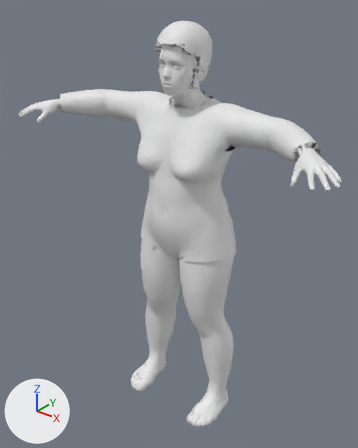
Two versions of the FBX model unity/Assets/Resources/Characters/f_curvy_jacket_bun.fbx, one commit apart.
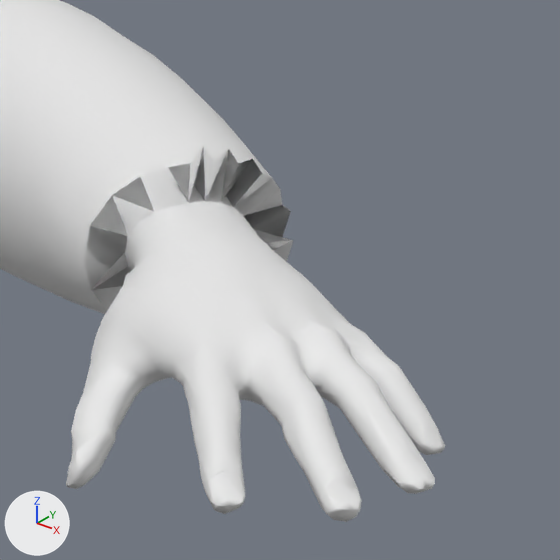
The first picture shows the older version from a 50 mm camera at (1.058, -1.404, 1.659) aimed at (-0.011, -0.069, 0.831). The close-ups show the older and then the newer version on the part from 79% to 100% of the width and 27% to 44% of the height of that picture. Only the edits that show in the close-ups are written down. The axes (+X, +Y, +Z) are drawn at lower left. The lights are the same throughout. Objects named as collision shapes, trigger or cutter boxes, shadow casters or lower levels of detail are left out. Vertices at exactly the same position are counted once.

Objects in the first close-up: 'Body_LOD0'.
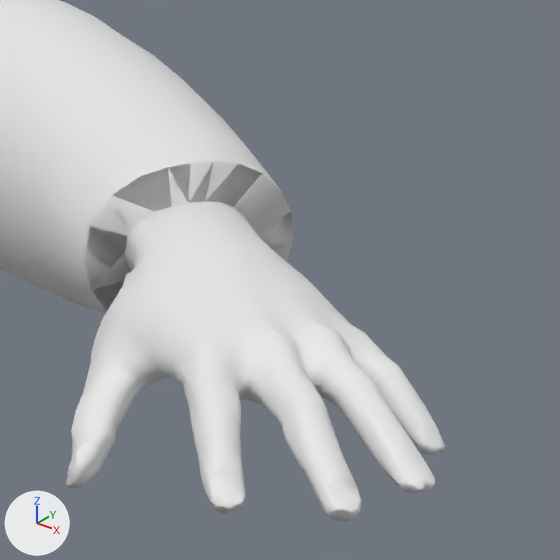
Where the change shows, as pixel boxes (x1, y1, x2, y2) in the close-ups (560 x 560 px):
part 1 of me_body_lod0, built on
    before: (91, 129, 282, 311)
    after: (91, 267, 360, 509)

The change, as a diff of the scene's bpy script:
```diff
--- a/unity/Assets/Resources/Characters/f_curvy_jacket_bun.fbx.py
+++ b/unity/Assets/Resources/Characters/f_curvy_jacket_bun.fbx.py
@@ mat_haircards @@
+mat_haircards = principled_material('haircards')
+mat_haircards.base_color = (0.8, 0.8, 0.8)  # white #e7e7e7
@@ me_body_lod0 @@
 # used by ob_body_lod0; location = (0.0, 0.0, 0.0)
-me_body_lod0.from_pydata(...)  # 8815 vertices, 17478 faces; spans x -0.65..0.65, y -0.31..0.11, z -0.01..1.55
+me_body_lod0.from_pydata(...)  # 15717 vertices, 22902 faces; spans x -0.65..0.65, y -0.31..0.11, z -0.01..1.55
+# me_body_lod0 part 1: 3 vertices moved within x 0.51..0.59, y -0.28..-0.17, z 1.21..1.22; 16 vertices removed from x 0.5..0.53, y -0.19..-0.14, z 1.2..1.27; 5 vertices added at x 0.5..0.64, y -0.31..-0.18, z 1.2..1.23
+# other edits to the shape of me_body_lod0 do not show in these pictures
 me_body_lod0.materials.append(mat_skin)
@@ me_body_lod0 @@
 me_body_lod0.materials.append(mat_lashes)
+me_body_lod0.materials.append(mat_haircards)  # white #e7e7e7
```
